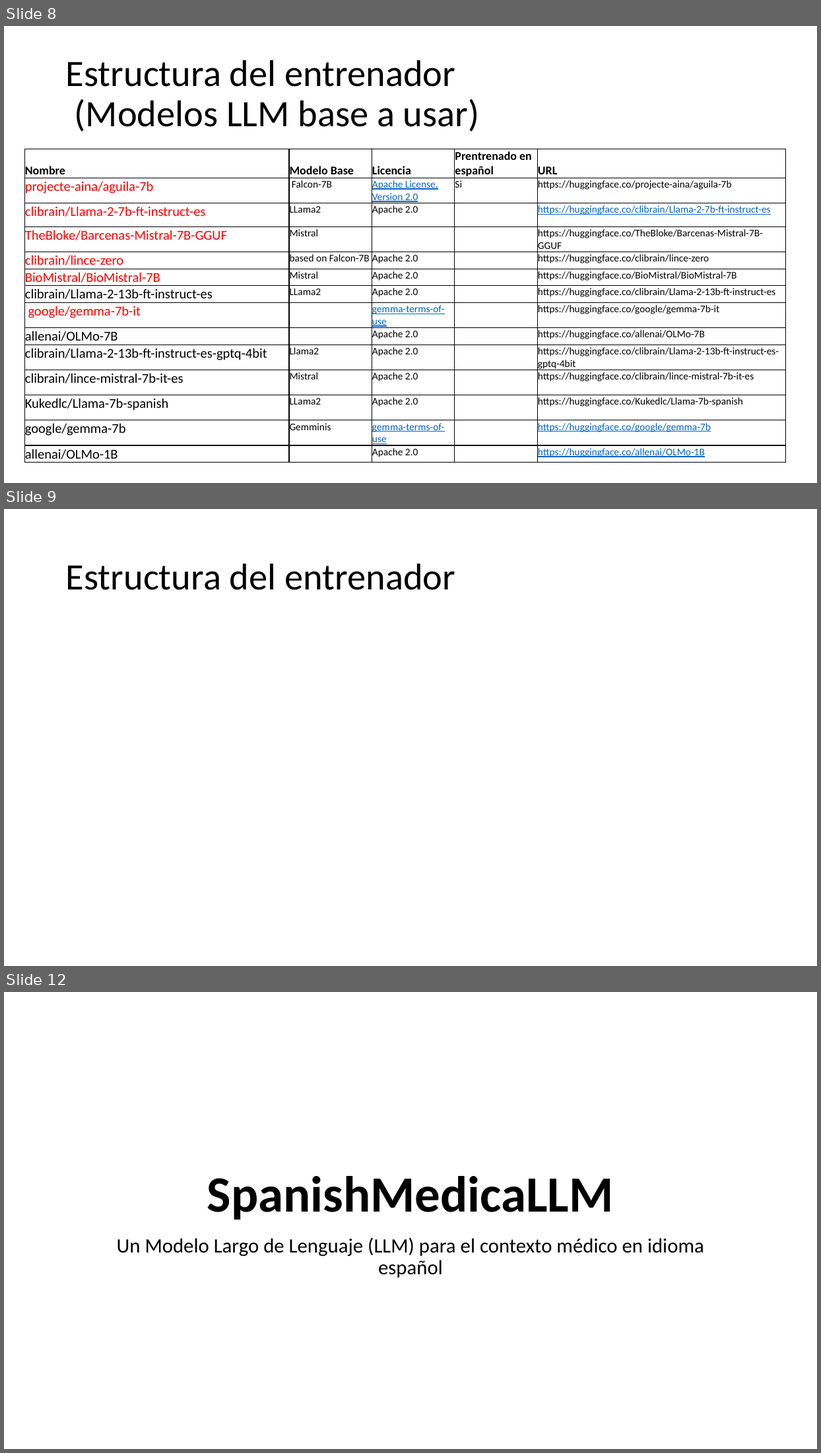
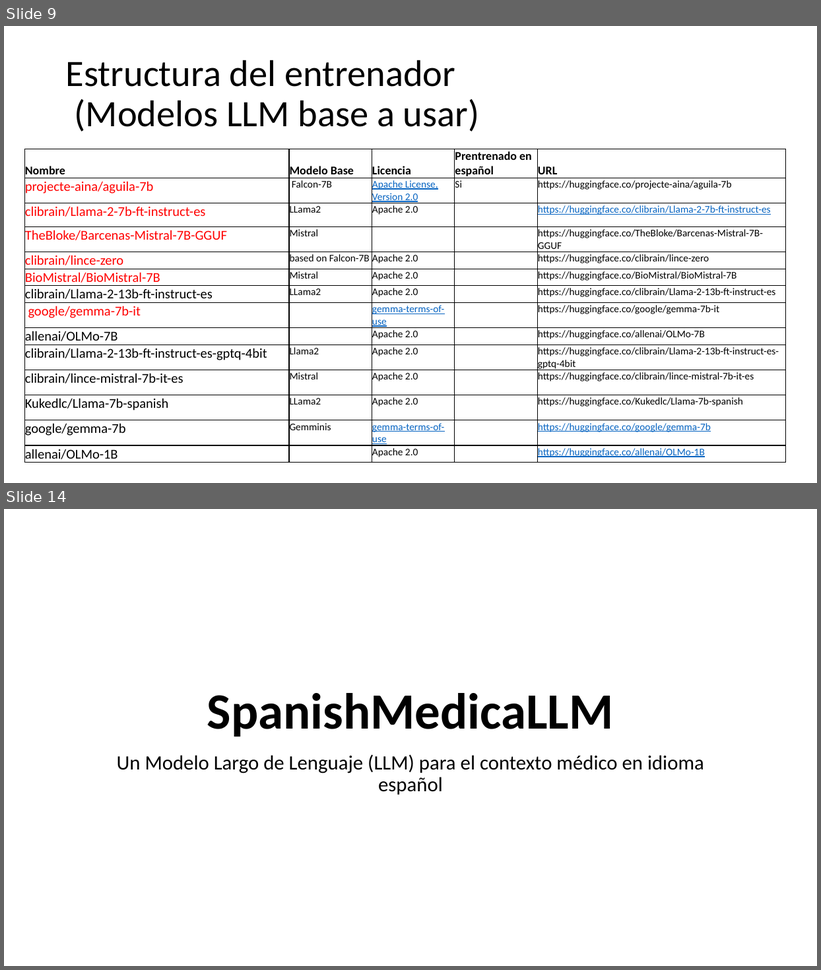
Before and after one commit to epfLLM/meditron, a slide deck: documentation/SpanishMedicaLLM.pptx. Shown one above the other, each under a label of ours: slides 8, 9 and 12 before the commit, slides 9 and 14 after it; the slides between them are not shown. The pictures are 821x1453 and 821x970 pixels, drawn with LibreOffice and Linux fonts; fonts in the diff are those of the drawing. Boxes give left, top, right and bottom in pixels: in the first picture for what was removed or moved away, otherwise in the second. Text is boxed around its words. In the diff, an @@ line names an element or a change of style, - is before the commit and + after.

```diff
--- a/documentation/SpanishMedicaLLM.pptx
+++ b/documentation/SpanishMedicaLLM.pptx
@@ slide 9 removed at box(4, 509, 817, 966), background #FFFFFF @@
@@ title removed at box(66, 563, 455, 590) @@
-Estructura del entrenador
@@ what was slide 8 is now slide 9 @@
@@ what was slide 12 is now slide 14 @@
```
Also in this commit, not shown: 4 slides changed, 4 slides added, 1 other slide removed, 17 other files.
